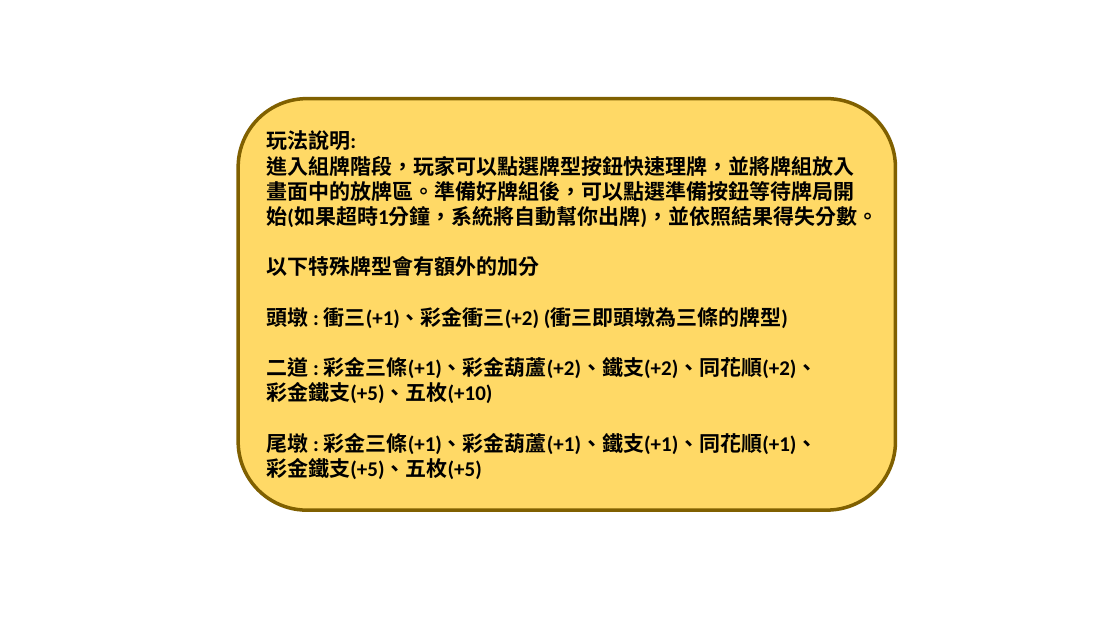
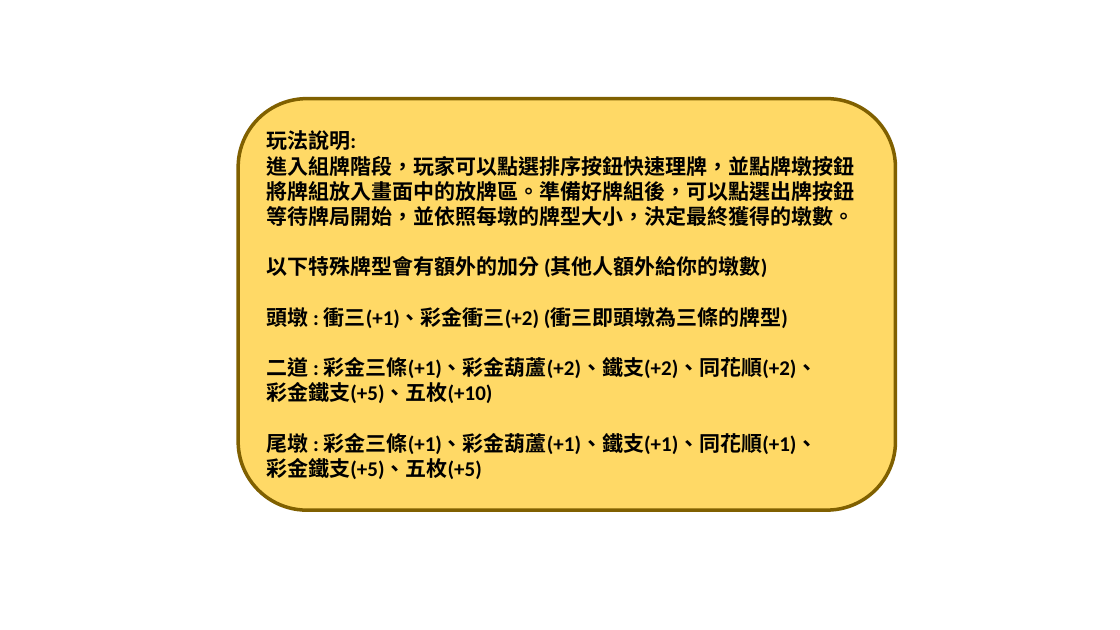
Before and after one commit to findketsuro/thirteen-branches, a slide deck: slide 2 of 圖片製作.pptx. Drawn at 1120x630 pixels with LibreOffice and Linux fonts; fonts in the diff are those of the drawing. Boxes give left, top, right and bottom in pixels: in the first picture for what was removed or moved away, otherwise in the second. Text is boxed around its words. In the diff, an @@ line names an element or a change of style, - is before the commit and + after.

```diff
--- a/圖片製作.pptx
+++ b/圖片製作.pptx
@@ text in rounded rectangle at bbox=[266, 156, 854, 277]: text changed @@
-進入組牌階段，玩家可以點選牌型按鈕快速理牌，並將牌組放入畫面中的放牌區。準備好牌組後，可以點選準備按鈕等待牌局開始(如果超時1分鐘，系統將自動幫你出牌)，並依照結果得失分數。
-以下特殊牌型會有額外的加分
+進入組牌階段，玩家可以點選排序按鈕快速理牌，並點牌墩按鈕將牌組放入畫面中的放牌區。準備好牌組後，可以點選出牌按鈕等待牌局開始，並依照每墩的牌型大小，決定最終獲得的墩數。
+以下特殊牌型會有額外的加分 (其他人額外給你的墩數)
```
Also in this commit, not shown: 1 other slide changed, 4 other files.
